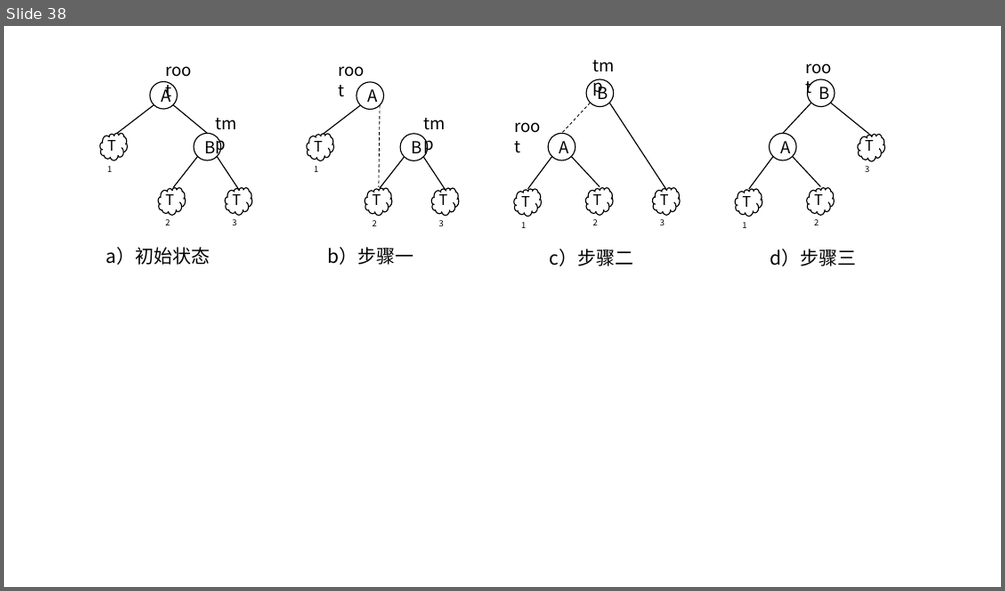
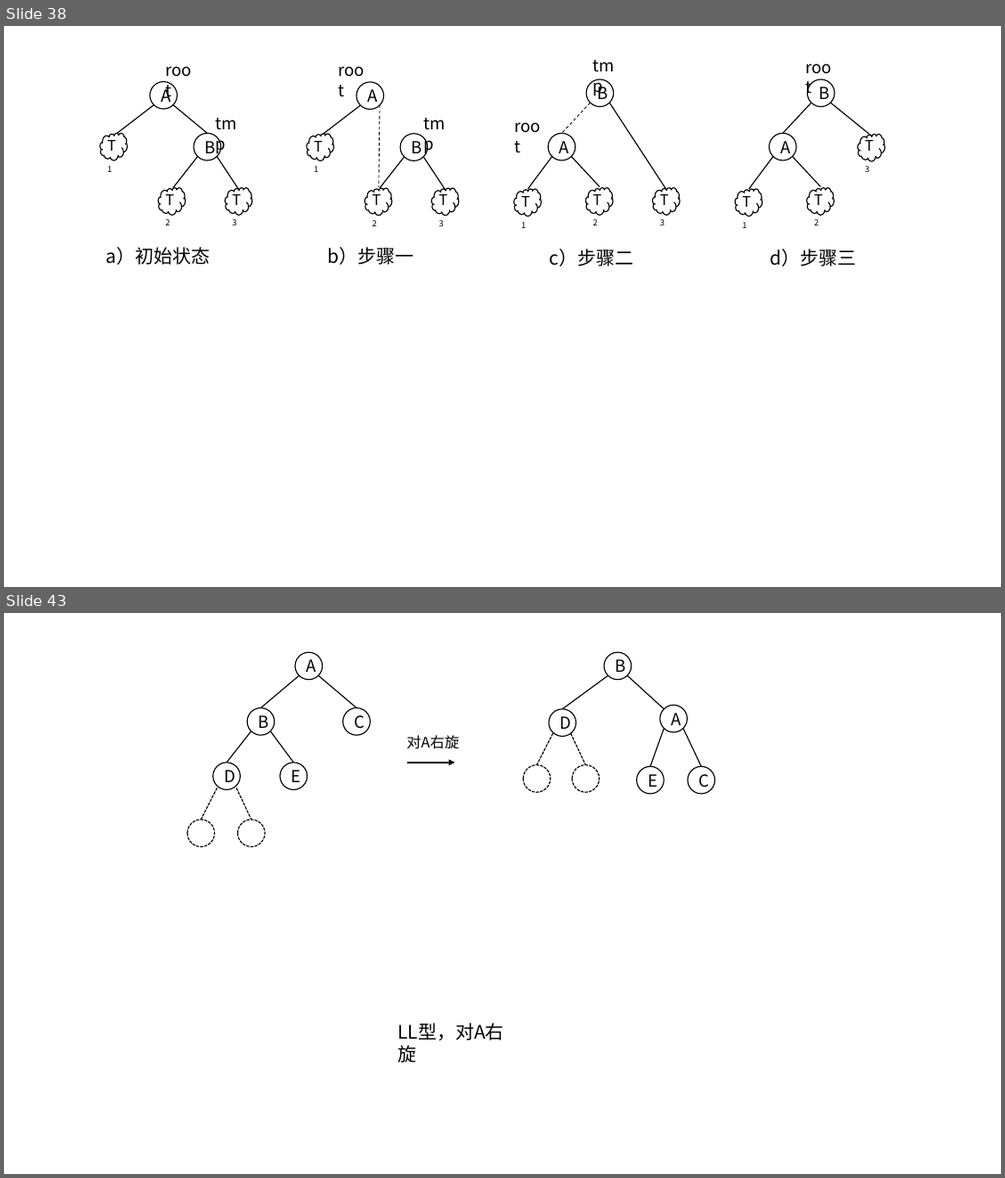
Before and after one commit to CoreLoop163/CoreLoopBooks, a slide deck: data_structure/assets/pics_and_ppts/ch4/画图用.pptx. Shown one above the other, each under a label of ours: slide 38 before the commit, slides 38 and 43 after it; the slides between them are not shown. The pictures are 1005x591 and 1005x1178 pixels, drawn with LibreOffice and Linux fonts; fonts in the diff are those of the drawing. Boxes give left, top, right and bottom in pixels: in the first picture for what was removed or moved away, otherwise in the second. Text is boxed around its words. In the diff, an @@ line names an element or a change of style, - is before the commit and + after.

```diff
--- a/data_structure/assets/pics_and_ppts/ch4/画图用.pptx
+++ b/data_structure/assets/pics_and_ppts/ch4/画图用.pptx
@@ slide 43 added at <box>4,613,1001,1174</box>, background #FFFFFF @@
@@ ellipse added at <box>295,653,322,680</box>, fill #FFFFFF, outline #000000 1 pt, 16 pt, text #000000 @@
+A
@@ ellipse added at <box>604,653,631,680</box>, fill #FFFFFF, outline #000000 1 pt, 16 pt, text #000000 @@
+B
@@ line added from (299, 676) to (260, 708), #000000 1 pt @@
@@ line added from (318, 676) to (357, 708), #000000 1 pt @@
@@ line added from (608, 676) to (563, 709), #000000 1 pt @@
@@ line added from (628, 676) to (664, 709), #000000 1 pt @@
@@ ellipse added at <box>247,708,274,735</box>, fill #FFFFFF, outline #000000 1 pt, 16 pt, text #000000 @@
+B
@@ ellipse added at <box>343,708,370,735</box>, fill #FFFFFF, outline #000000 1 pt, 16 pt, text #000000 @@
+C
@@ ellipse added at <box>550,709,576,736</box>, fill #FFFFFF, outline #000000 1 pt, 16 pt, text #000000 @@
+D
@@ ellipse added at <box>660,705,687,732</box>, fill #FFFFFF, outline #000000 1 pt, 16 pt, text #000000 @@
+A
@@ line added from (251, 731) to (226, 763), #000000 1 pt @@
@@ line added from (270, 731) to (293, 763), #000000 1 pt @@
@@ text added at <box>406,735,459,749</box>, 14 pt, text #000000 @@
+对A右旋
@@ line added from (553, 733) to (537, 765), #000000 1 pt dashed @@
@@ line added from (571, 733) to (586, 765), #000000 1 pt dashed @@
@@ line added from (664, 728) to (650, 766), #000000 1 pt @@
@@ line added from (683, 728) to (702, 766), #000000 1 pt @@
@@ ellipse added at <box>212,763,240,789</box>, fill #FFFFFF, outline #000000 1 pt, 16 pt, text #000000 @@
+D
@@ ellipse added at <box>280,763,307,789</box>, fill #FFFFFF, outline #000000 1 pt, 16 pt, text #000000 @@
+E
@@ arrow added from (407, 763) to (455, 763), #000000 1.5 pt @@
@@ ellipse added at <box>523,765,550,792</box>, fill #FFFFFF, outline #000000 1 pt dashed @@
@@ ellipse added at <box>573,765,599,792</box>, fill #FFFFFF, outline #000000 1 pt dashed @@
@@ ellipse added at <box>637,766,663,793</box>, fill #FFFFFF, outline #000000 1 pt, 16 pt, text #000000 @@
+E
@@ ellipse added at <box>688,766,714,793</box>, fill #FFFFFF, outline #000000 1 pt, 16 pt, text #000000 @@
+C
@@ line added from (217, 788) to (201, 819), #000000 1 pt dashed @@
@@ line added from (236, 788) to (251, 819), #000000 1 pt dashed @@
@@ ellipse added at <box>187,819,214,846</box>, fill #FFFFFF, outline #000000 1 pt dashed @@
@@ ellipse added at <box>237,819,264,846</box>, fill #FFFFFF, outline #000000 1 pt dashed @@
@@ text added at <box>397,1022,504,1040</box>, 18 pt, text #000000 @@
+LL型，对A右旋
```
Also in this commit, not shown: 4 slides changed, 11 other slides added, 54 other files.
